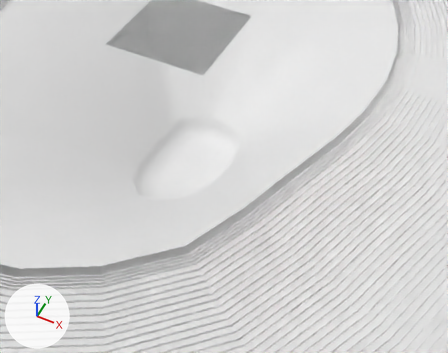
The glTF model models/ground.glb as it was, and as the next commit left it.
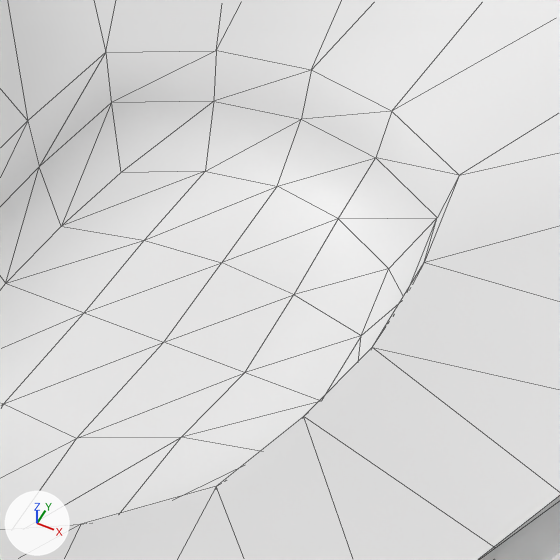
There are two pictures of each version: one from a 50 mm lens placed at (203.7, -335.3, 272.9), pointed at (85.0, -97.9, -23.8), one close up on the part from 36% to 59% of the width and 30% to 58% of the height. The axes (+X, +Y, +Z) are drawn at lower left. The lights are the same throughout. The close-ups show mesh edges as thin lines. Objects named as collision shapes, trigger or cutter boxes, shadow casters or lower levels of detail are left out. Where no turn or scale is listed for an object, it has been applied to the vertices.

In view in the first close-up: 'backgrass', 'ground', 'maingrass'.
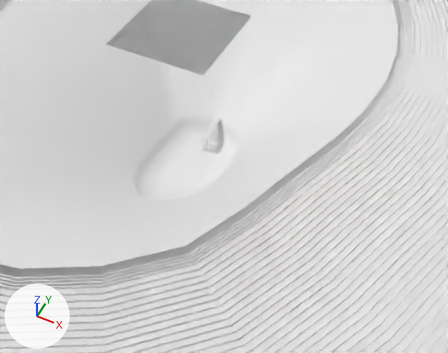
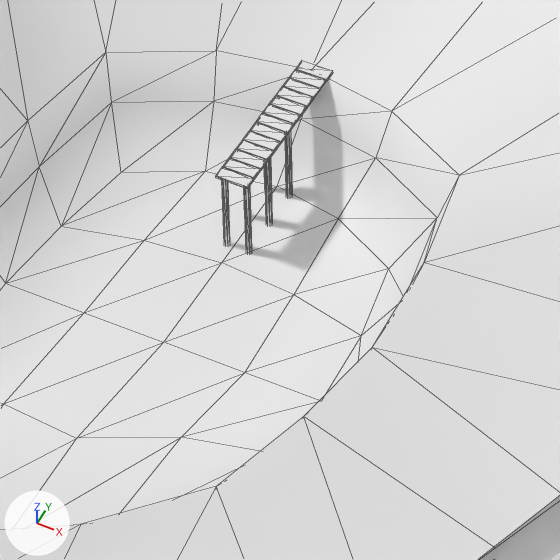
Location of each change, [x1, y1, x2, y2] in pixels of the close-ups (560 x 560 px):
'pier', added
    after: [216, 60, 333, 254]

Diff of the bpy script that builds the scene:
```diff
--- a/models/ground.glb.py
+++ b/models/ground.glb.py
@@ me_cube_001 @@
+me_cube_001.from_pydata(...)  # 216 vertices, 348 faces; spans x -2.0..2.0, y -20.0..1.0, z -11.9..0.2
@@ ob_pier @@
+ob_pier = bpy.data.objects.new('pier', me_cube_001)
+ob_pier.location = (69.0, -74.0, 0.0)
```
